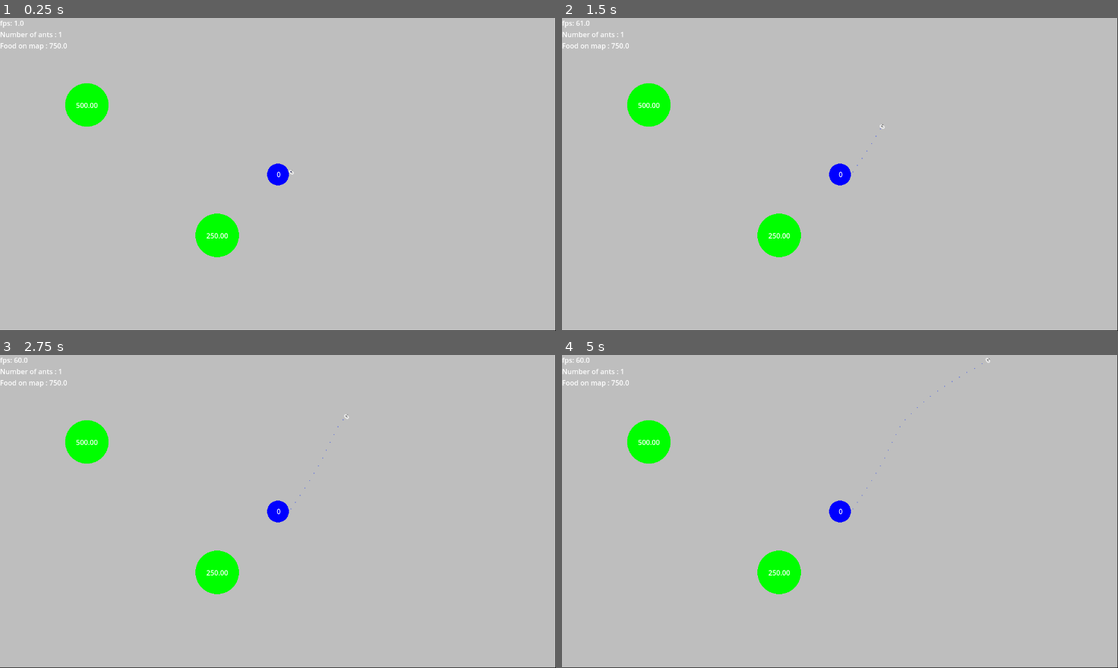
Above: before the commit, frames 1-4 (two rows, left to right).
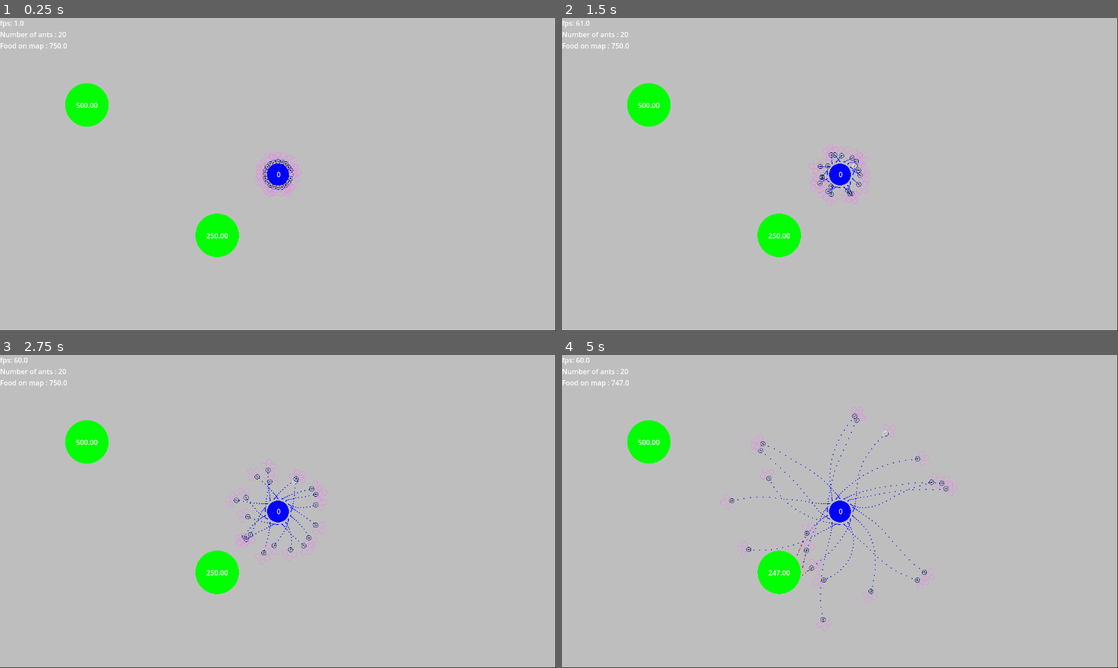
Above: after the commit, the same moments.

Repository: zPrisim/ArtificialAnts
Game: Godot game, scene res://scenes/simulation.tscn
The game is run twice, just before and just after one commit, with the same random seed, the same clock (stepped at 60 frames per second) and the same inputs.
Inputs:
- Up to frame 1 (0.25 s): no input
- Up to frame 2 (1.5 s): no input
- Up to frame 3 (2.75 s): no input
- Up to frame 4 (5 s): no input

The runs differ from the first frame. In frame 1, 0.4% of the frame differs, in the area x 10-55%, y 4-58%; in frame 2, 0.5%; in frame 3, 0.6%; in frame 4, 0.9%, in the area x 9-77%, y 0-89%.

Commit message:
Changement du système de collision des fourmis + fix angle fourmis

Diff:
--- a/scenes/ant.tscn
+++ b/scenes/ant.tscn
@@ -10,11 +10,17 @@
 height = 13.3333
 
 [sub_resource type="CircleShape2D" id="CircleShape2D_acg2n"]
-radius = 4.0
+radius = 6.0
 
 [node name="ant" type="CharacterBody2D"]
 z_index = 1
+rotation = 0.00465113
 collision_layer = 4
+collision_mask = 3
+motion_mode = 1
+slide_on_ceiling = false
+wall_min_slide_angle = 2.98277
+platform_on_leave = 2
 script = ExtResource("1_5tacl")
 
 [node name="antSprite" type="Sprite2D" parent="."]
@@ -31,31 +37,34 @@
 offset_right = 7.0
 offset_bottom = 12.0
 script = ExtResource("3_acg2n")
+metadata/_edit_use_anchors_ = true
 
 [node name="rightAntenna" type="Area2D" parent="."]
-position = Vector2(9, -7)
+position = Vector2(11, -10)
 collision_layer = 16
 collision_mask = 8
+monitorable = false
 script = ExtResource("4_8svqu")
 
 [node name="CollisionShape2D" type="CollisionShape2D" parent="rightAntenna"]
 shape = SubResource("CircleShape2D_acg2n")
 
 [node name="leftAntenna" type="Area2D" parent="."]
-position = Vector2(-9, -7)
+position = Vector2(-11, -10)
 collision_layer = 16
 collision_mask = 8
+monitorable = false
 script = ExtResource("4_8svqu")
 
 [node name="CollisionShape2D" type="CollisionShape2D" parent="leftAntenna"]
 shape = SubResource("CircleShape2D_acg2n")
 
 [node name="centre" type="Area2D" parent="."]
-position = Vector2(32, -44)
+position = Vector2(0, -20)
 collision_layer = 16
 collision_mask = 8
+monitorable = false
 script = ExtResource("4_8svqu")
 
 [node name="CollisionShape2D" type="CollisionShape2D" parent="centre"]
-position = Vector2(-32, 30)
 shape = SubResource("CircleShape2D_acg2n")
--- a/scenes/food.tscn
+++ b/scenes/food.tscn
@@ -5,7 +5,7 @@
 
 [sub_resource type="CircleShape2D" id="CircleShape2D_af40f"]
 
-[node name="food" type="Area2D"]
+[node name="food" type="StaticBody2D"]
 z_index = 2
 collision_layer = 2
 collision_mask = 4
--- a/scenes/simulation.tscn
+++ b/scenes/simulation.tscn
@@ -4,7 +4,7 @@
 [ext_resource type="Script" uid="uid://docgtmjj4ffx7" path="res://scripts/ligne.gd" id="2_ljsjv"]
 [ext_resource type="Script" uid="uid://bmbqd44nsionn" path="res://scripts/fps.gd" id="3_mwrr7"]
 [ext_resource type="Script" uid="uid://bdm7u62cd6tmu" path="res://scripts/anthill.gd" id="4_ljsjv"]
-[ext_resource type="Script" uid="uid://cwmnhsftqvjaw" path="res://scenes/ant_hill_food_number.gd" id="5_mwrr7"]
+[ext_resource type="Script" uid="uid://cwmnhsftqvjaw" path="res://scripts/ant_hill_food_number.gd" id="5_mwrr7"]
 
 [sub_resource type="CircleShape2D" id="CircleShape2D_ik8a0"]
 
@@ -41,7 +41,7 @@
 offset_bottom = 23.0
 script = ExtResource("3_mwrr7")
 
-[node name="antHill" type="Area2D" parent="."]
+[node name="antHill" type="StaticBody2D" parent="."]
 z_index = 2
 collision_layer = 2
 collision_mask = 4
--- a/scripts/ant_movement.gd
+++ b/scripts/ant_movement.gd
@@ -11,13 +11,11 @@
 
 enum types {HOME, FOOD}
 
-var maxSpeed = 100.0
-var steerStrength = 5.0 # force changement de direction : augmente grandement la vitesse aussi
-var wanderStrength = 0.05 # force de l'aléatoire
+var maxSpeed = 80.0
+var steerStrength = 20.0 # force changement de direction : augmente grandement la vitesse aussi
+var wanderStrength = 0.1 # force de l'aléatoire
 var desiredDirection: Vector2
 
-var target
-var lastTarget
 
 
 var pheromoneSpawnTimeDelay = 0.2
@@ -25,11 +23,7 @@
 var hasFood: bool
 
 func _ready():
-	motion_mode = MOTION_MODE_FLOATING # mieux pour la vue du dessus (à vérifier)
 	hasFood = false
-	target = null
-	lastTarget = global_position
-
 	pheromoneSpawnTimer = Timer.new()
 	pheromoneSpawnTimer.connect("timeout", _onTimerPheromoneSpawnTime)
 	add_child(pheromoneSpawnTimer)
@@ -42,51 +36,95 @@
 		p.type = types.FOOD
 	else:
 		p.type = types.HOME
+	p.id = id
+	get_parent().add_child(p)
 	p.global_position = global_position
-	get_parent().add_child(p)
 
-func move():
+func move(delta : float, t : types):
 	# random point
 	var randomAngle = randf() * TAU # TAU = 2*PI
 	var randomRadius = sqrt(randf())  # Distribution uniforme dans le cercle
 	var randomPoint = Vector2(randomRadius * cos(randomAngle), randomRadius * sin(randomAngle))
 
 	# choix direction
-	desiredDirection = (desiredDirection + randomPoint * wanderStrength).normalized()
+	if t == types.FOOD :
+		desiredDirection = (desiredDirection + handlePheromoneSensors(t) + (randomPoint * wanderStrength)).normalized()
+	else:
+		desiredDirection = (desiredDirection + handlePheromoneSensors(t) + (randomPoint * wanderStrength)/10).normalized()
 
 	var desiredVelocity = desiredDirection * maxSpeed
 
 	var desiredSteeringForce = (desiredVelocity - velocity) * steerStrength
 	var acceleration = desiredSteeringForce.limit_length(steerStrength)
-	velocity = (velocity + acceleration).limit_length(maxSpeed)
-	var angle = atan2(velocity.y, velocity.x)
-	rotation = angle
-
-	$antSprite.rotation = PI/2
+	velocity = (velocity + acceleration* delta).limit_length(maxSpeed)
+	rotation = atan2(velocity.y, velocity.x) + PI/2
 
 
+func TurnAround() -> void: # A modifier, les fourmis se bloquent
+	velocity = -velocity * 0.5  # on ralenti la vitesse
+	desiredDirection = velocity
 
 
-func handlePheromoneSensors() -> Vector2:
-	var leftValue = leftSensor.pheromoneSensor()
-	var centreValue = centreSensor.pheromoneSensor()
-	var rightValue = rightSensor.pheromoneSensor()
+func sumArray(a : Array):
+	var sum = 0
+	for i in a.size():
+		if a[i].type == types.FOOD:
+			sum += a[i].value
+	return sum
 
-	if centreValue > max(leftValue,rightValue):
-		return (centreSensor.global_position - global_position).normalized()
-	elif leftValue > rightValue:
-		return (leftSensor.global_position - global_position).normalized()
-	elif rightValue > leftValue:
-		return (rightSensor.global_position - global_position).normalized()
+
+func handlePheromoneSensors( t : types) -> Vector2:
+	var leftPheromones = leftSensor.sensor()
+	var centrePheromones = centreSensor.sensor()
+	var rightPheromones = rightSensor.sensor()
+
+
+	if t == types.FOOD:
+		var sumLeft = sumArray(leftPheromones)
+		var sumCentre = sumArray(centrePheromones)
+		var sumRight = sumArray(rightPheromones)
+		if sumCentre > max(sumLeft,sumRight):
+			return (centreSensor.global_position - global_position).normalized()
+		elif sumLeft > sumRight:
+			return (leftSensor.global_position - global_position).normalized()
+		elif sumRight > sumLeft:
+			return (rightSensor.global_position - global_position).normalized()
+	elif t == types.HOME:
+		var allPheromones = leftPheromones + rightPheromones + centrePheromones
+		var selfPheromoneId = allPheromones.find_custom(is_self.bind())
+		if selfPheromoneId != -1:
+			return (allPheromones[selfPheromoneId].global_position - global_position).normalized()
 	return Vector2(0,0)
 
-func _physics_process(_delta):
-	move()
+func handleFood(f):
+	f.foodValue -= f.foodRatio/10
+	f.foodCollision.shape.radius -= f.foodRatio / f.foodRatio /10
+	hasFood = true
 
-	var isCollision = move_and_slide()
+func is_self(p):
+	if p.id == id:
+		return true
+	return false
+
+func _physics_process(delta):
+	if !hasFood:
+		move(delta, types.FOOD)
+		if move_and_slide() :
+			var collider = get_last_slide_collision().get_collider()
+			if collider.is_in_group("foodRessource"):
+				handleFood(collider)
+			TurnAround()
+	elif hasFood:
+		move(delta, types.HOME)
+		if move_and_slide() :
+			var collider = get_last_slide_collision().get_collider()
+			if collider.is_in_group("antHill"):
+				hasFood = false
+				collider.foodNumber+=1
+			TurnAround()
 
 
-	if isCollision :
-		velocity = -velocity * 0.5  # on ralenti la vitesse
-		desiredDirection = velocity
+func _draw() -> void:
+	draw_circle(Vector2(0,0),$CollisionShape2D.shape.radius,Color.DARK_BLUE,0)
+
 	# implémenter le cas ou la fourmis à de la nourriture : retour a la fourmillière
--- a/scripts/antenna.gd
+++ b/scripts/antenna.gd
@@ -1,17 +1,8 @@
 extends Area2D
 
-enum types {HOME, FOOD}
+func sensor() -> Array[Area2D]:
+	var value = get_overlapping_areas()
+	return value
 
-var tabPheromone = []
-
-
-func pheromoneSensor() -> float:
-	var pheromones = get_overlapping_areas()
-	if  pheromones != []:
-		var sum : float = 0
-		for p in pheromones:
-			if tabPheromone.find(p,0) == -1:
-				sum+= p.value
-			tabPheromone.append(p)
-		return sum
-	return 0.0
+func _draw():
+	draw_circle(Vector2(0,0),$CollisionShape2D.shape.radius,Color.VIOLET,0)
--- a/scripts/anthill.gd
+++ b/scripts/anthill.gd
@@ -1,22 +1,11 @@
-extends Area2D
+extends StaticBody2D
 
 @onready var antHillCollision = $antHillCollision
 var foodNumber := 0
 
 func _ready():
+	add_to_group("antHill")
 	antHillCollision.shape.radius = 25
-	monitoring = true
-
-func _physics_process(_delta):
-	var antTab = get_overlapping_bodies()
-	if  antTab != []:
-		for a in antTab:
-			if a.hasFood:
-				a.velocity = -a.velocity * 0.5  # on ralenti la vitesse
-				a.desiredDirection = a.velocity
-				a.hasFood = false
-				foodNumber+=1
-
 
 
 func _draw():
--- a/scripts/food.gd
+++ b/scripts/food.gd
@@ -1,4 +1,4 @@
-extends Area2D
+extends StaticBody2D
 @onready var foodCollision = $foodCollision
 
 var radius : float
@@ -7,26 +7,14 @@
 
 
 func _ready():
-	monitoring = true
+	add_to_group("foodRessource")
 	foodCollision.shape.radius = radius
 	foodValue = radius * foodRatio
-
 
 func _physics_process(_delta):
 	if foodValue < 1:
 		queue_free()
-
-	var antTab = get_overlapping_bodies()
-	if  antTab != []:
-		for a in antTab:
-
-			if !a.hasFood:
-				foodValue -= foodRatio/10
-				foodCollision.shape.radius -= foodRatio / foodRatio /10
-				a.hasFood = true
-
-				queue_redraw()
-
+	queue_redraw()
 
 func _draw():
 	draw_circle(Vector2(0,0),foodCollision.shape.radius,Color.GREEN,true)
--- a/scripts/fps.gd
+++ b/scripts/fps.gd
@@ -5,5 +5,6 @@
 	text += "\nNumber of ants : " + str(get_parent().ants.size())
 	var sumFood = 0;
 	for f in get_parent().foods:
-		sumFood += f.foodValue
+		if f:
+			sumFood += f.foodValue
 	text += "\nFood on map : " + str(sumFood)
--- a/scripts/pheromone.gd
+++ b/scripts/pheromone.gd
@@ -4,19 +4,23 @@
 
 enum types {HOME, FOOD}
 
+var id
 var type : types
 var value : float
+
+
 var deathTimer : Timer
 var lifeTimer : Timer
 
-var lifeTime = 15.0
+var lifeTime = 40.0
 
 func _ready():
 	if type == types.FOOD:
 		value = 10.0
 		sprite.self_modulate = Color(255,0,0)
 	else:
-		value = 0.1
+		value = 5.0
+		sprite.self_modulate = Color(0,0,255)
 
 	lifeTimer = Timer.new()
 	deathTimer = Timer.new()
@@ -33,7 +37,7 @@
 
 func _on_timer_lifeTime():
 	sprite.self_modulate.a -= 0.01
-	value -= (lifeTime/100)*value
+	value -= (lifeTime/100)
 
 func _on_timer_deathTime():
 	queue_free()
--- a/scripts/simulation.gd
+++ b/scripts/simulation.gd
@@ -7,14 +7,12 @@
 
 enum types {HOME, FOOD}
 
-
-
 var antHillPos = Vector2(640,360)
 
 var ants : Array
 var foods : Array
 
-var antNumber : int = 1
+var antNumber : int = 20
 
 
 func _ready():
@@ -32,7 +30,6 @@
 	foods.append(instFood2)
 
 	ants_around_anthill(antHill.position,25.0,ant,antNumber,0.0)
-
 	# Gerer quand plusieurs phéromones au même endroit : somme des valeur, modification de la couleur etc
 
 
Renamed: scenes/ant_hill_food_number.gd -> scripts/ant_hill_food_number.gd
Renamed: scenes/ant_hill_food_number.gd.uid -> scripts/ant_hill_food_number.gd.uid
